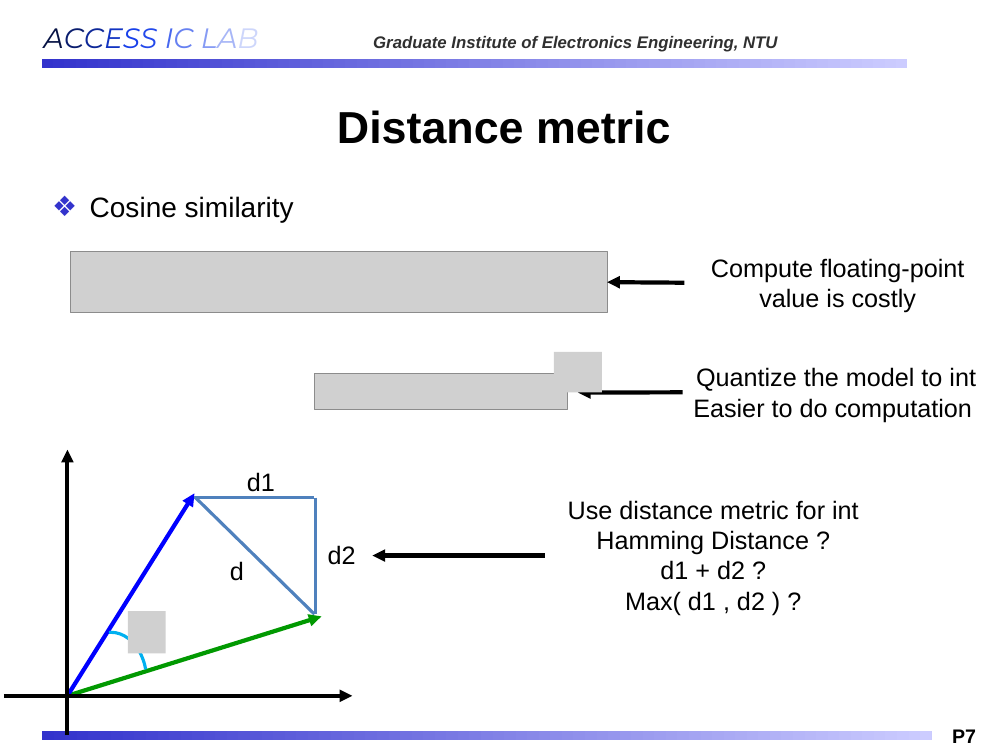
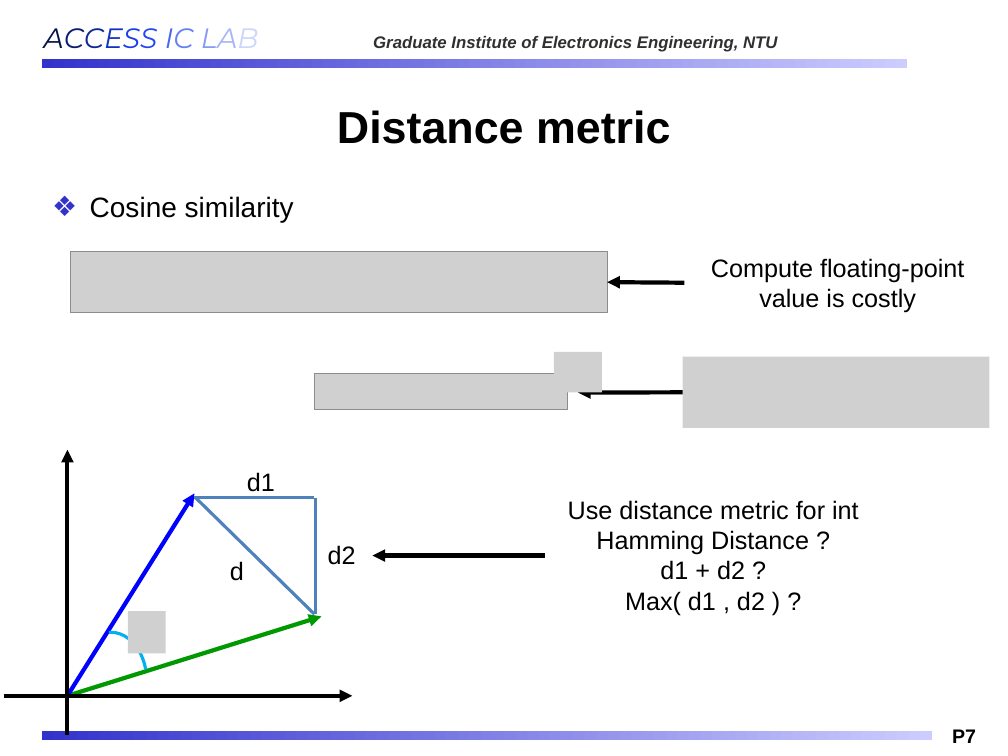
Before and after one commit to Oniontow/AndyWu_Project, a slide deck: slide 7 of IMS_NEW.pptx. Drawn at 1008x756 pixels with LibreOffice and Linux fonts; fonts in the diff are those of the drawing; grey boxes stand for pictures; background and template pictures are left out. Boxes give left, top, right and bottom in pixels: in the first picture for what was removed or moved away, otherwise in the second. Text is boxed around its words. In the diff, an @@ line names an element or a change of style, - is before the commit and + after.

```diff
--- a/IMS_NEW.pptx
+++ b/IMS_NEW.pptx
@@ picture added at <box>682,357,989,428</box> @@
@@ text removed at <box>693,367,976,422</box> @@
-Quantize the model to int
-Easier to do computation
```
Also in this commit, not shown: 1 other slide changed, 3 other files.
